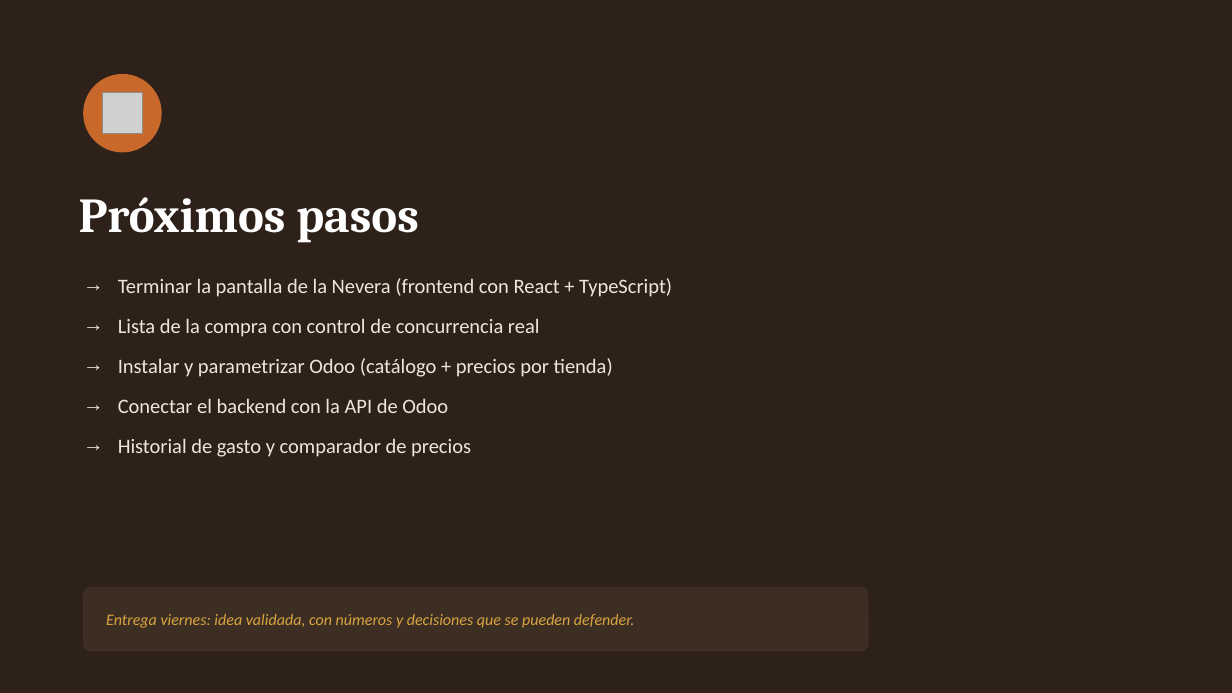
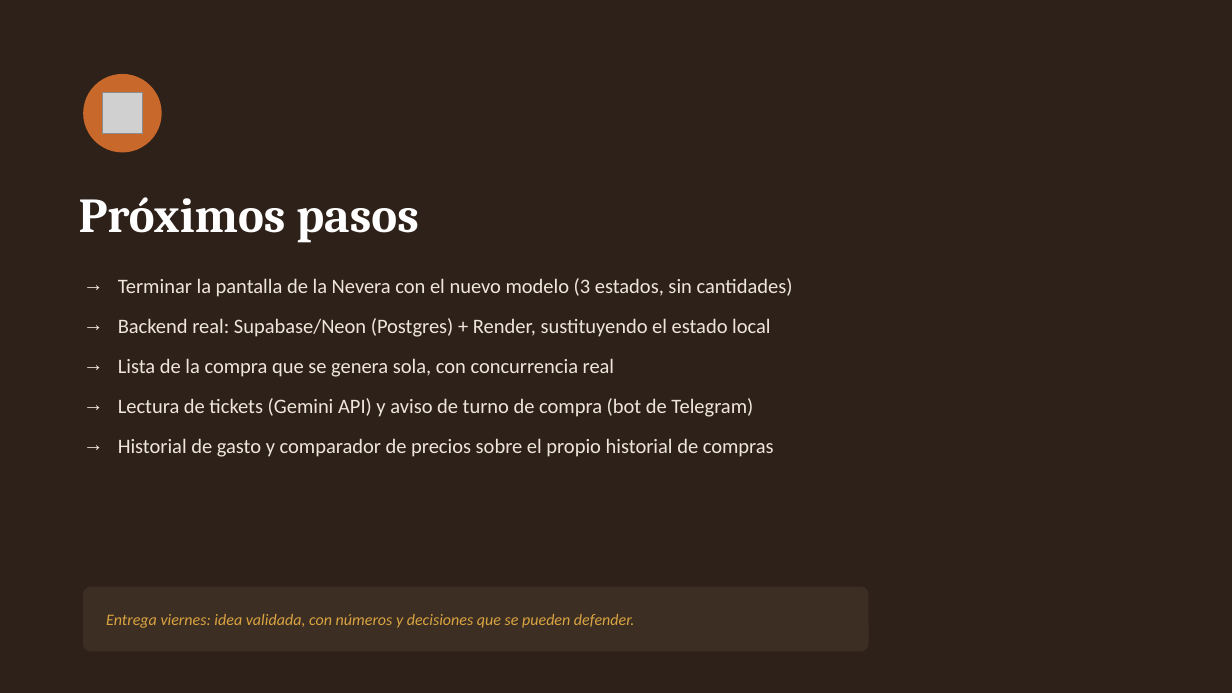
Before and after one commit to lagoanadia/Larder, a slide deck: slide 11 of docs/larder-presentacion.pptx. Drawn at 1232x693 pixels with LibreOffice and Linux fonts; fonts in the diff are those of the drawing; grey boxes stand for pictures. Boxes give left, top, right and bottom in pixels: in the first picture for what was removed or moved away, otherwise in the second. Text is boxed around its words. In the diff, an @@ line names an element or a change of style, - is before the commit and + after.

```diff
--- a/docs/larder-presentacion.pptx
+++ b/docs/larder-presentacion.pptx
@@ text at (x1=118, y1=278, x2=793, y2=457): text changed @@
-→ Terminar la pantalla de la Nevera (frontend con React + TypeScript)
-→ Lista de la compra con control de concurrencia real
-→ Instalar y parametrizar Odoo (catálogo + precios por tienda)
-→ Conectar el backend con la API de Odoo
-→ Historial de gasto y comparador de precios
+→ Terminar la pantalla de la Nevera con el nuevo modelo (3 estados, sin cantidades)
+→ Backend real: Supabase/Neon (Postgres) + Render, sustituyendo el estado local
+→ Lista de la compra que se genera sola, con concurrencia real
+→ Lectura de tickets (Gemini API) y aviso de turno de compra (bot de Telegram)
+→ Historial de gasto y comparador de precios sobre el propio historial de compras
```
Also in this commit, not shown: 2 other slides changed, 6 other files.
